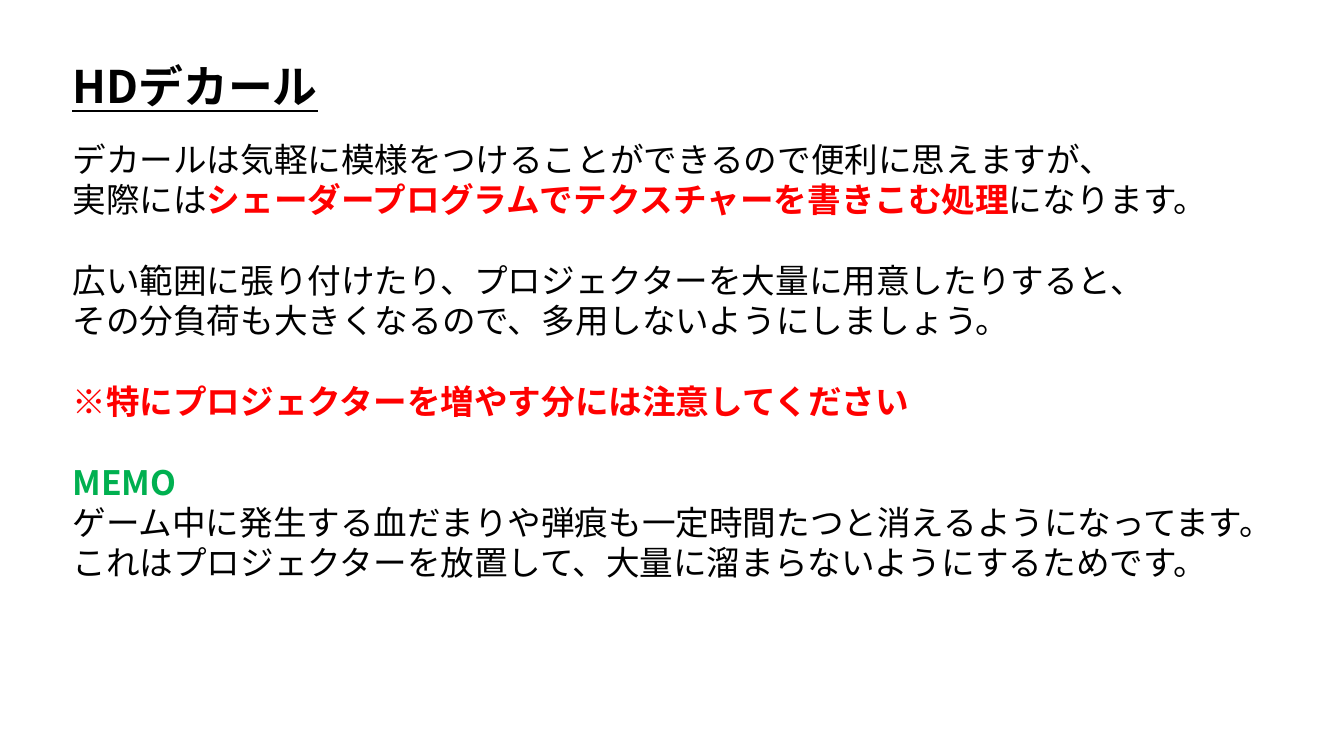
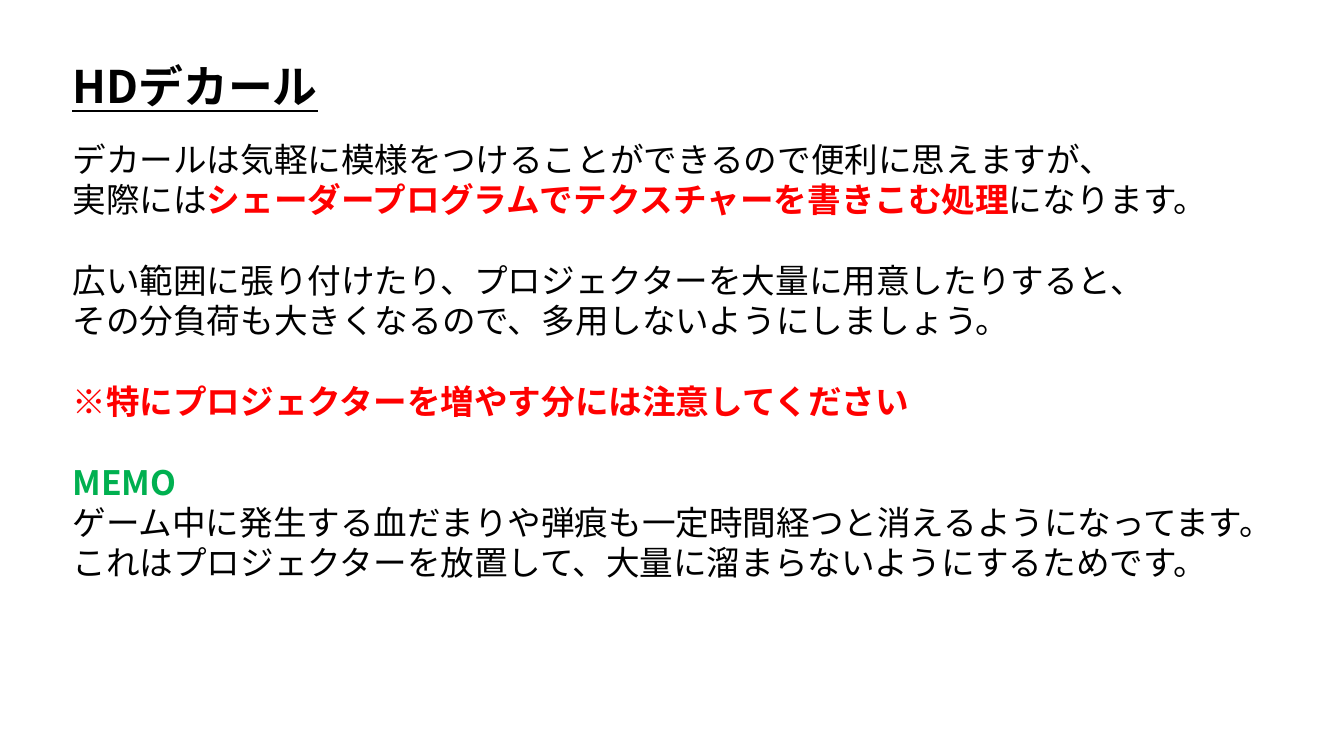
Before and after one commit to ArakiYusuke-Ohara/Textbook, a slide deck: slide 15 of ゲーム科2年/00_前期/ゲームエンジンⅢ/Unity_HDRP/04_HDデカール.pptx. Drawn at 1344x756 pixels with LibreOffice and Linux fonts; fonts in the diff are those of the drawing. Boxes give left, top, right and bottom in pixels: in the first picture for what was removed or moved away, otherwise in the second. Text is boxed around its words. In the diff, an @@ line names an element or a change of style, - is before the commit and + after.

Commit message:
スライド微修正

```diff
--- a/ゲーム科2年/00_前期/ゲームエンジンⅢ/Unity_HDRP/04_HDデカール.pptx
+++ b/ゲーム科2年/00_前期/ゲームエンジンⅢ/Unity_HDRP/04_HDデカール.pptx
@@ text at (x1=73, y1=506, x2=1273, y2=538): text changed @@
-ゲーム中に発生する血だまりや弾痕も一定時間たつと消えるようになってます。
+ゲーム中に発生する血だまりや弾痕も一定時間経つと消えるようになってます。
```
